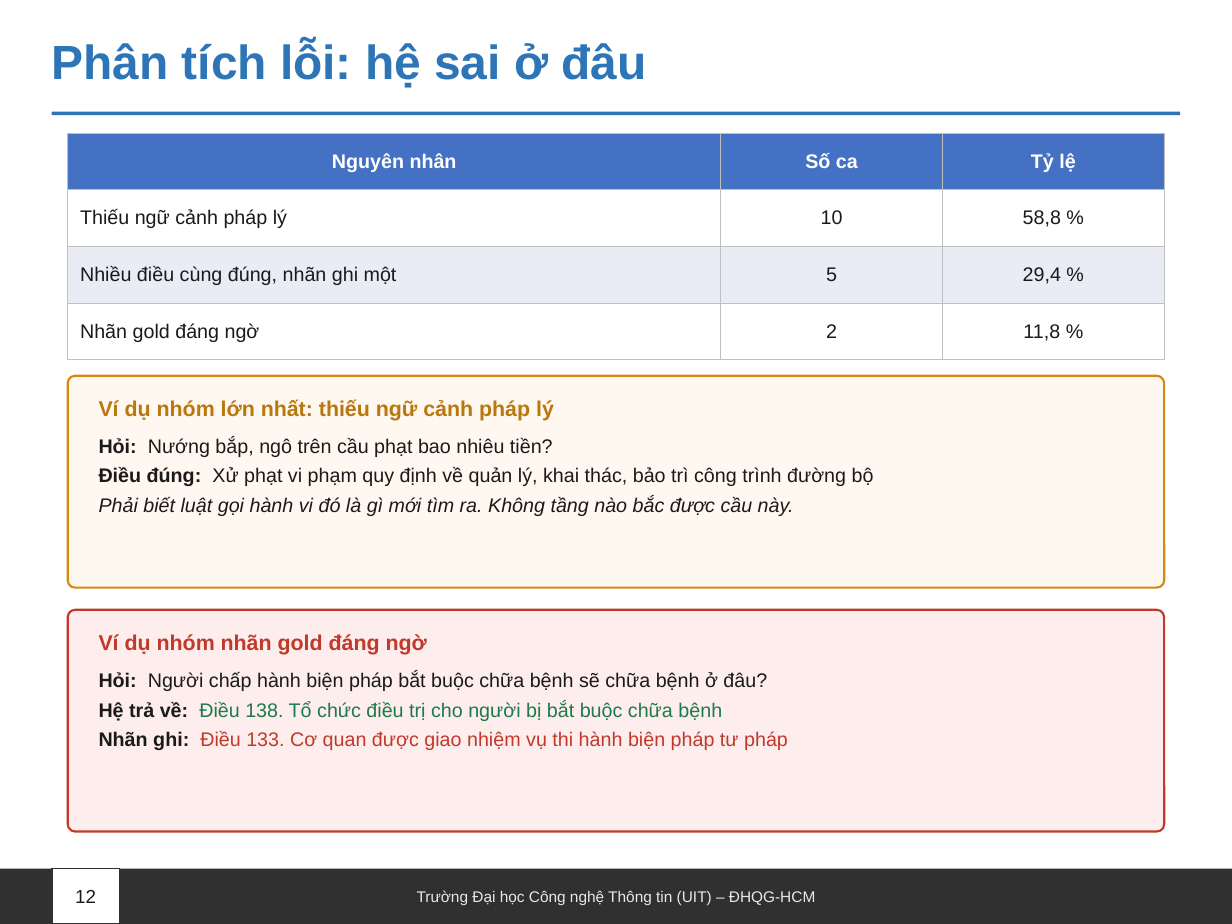
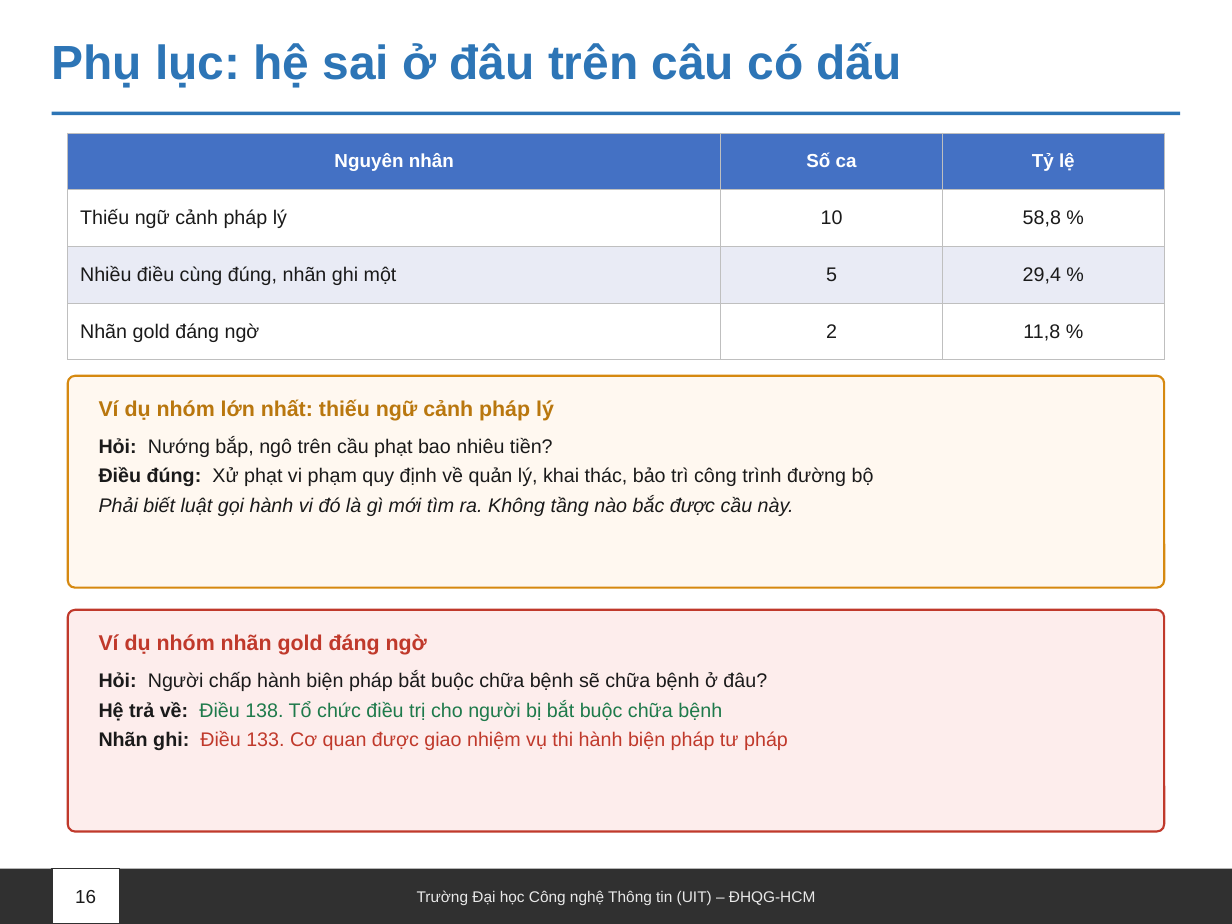
Before and after one commit to Messiac24/vietnamese-legal-retrieval-khong-dau, a slide deck: slide 16 of docs/slides/Nhom09_XLNNTN_BaoCao.pptx (slide 12 before the commit). Drawn at 1232x924 pixels with LibreOffice and Linux fonts; fonts in the diff are those of the drawing. Boxes give left, top, right and bottom in pixels: in the first picture for what was removed or moved away, otherwise in the second. Text is boxed around its words. In the diff, an @@ line names an element or a change of style, - is before the commit and + after.

```diff
--- a/docs/slides/Nhom09_XLNNTN_BaoCao.pptx
+++ b/docs/slides/Nhom09_XLNNTN_BaoCao.pptx
@@ text at (x1=52, y1=42, x2=902, y2=88): text changed @@
-Phân tích lỗi: hệ sai ở đâu
+Phụ lục: hệ sai ở đâu trên câu có dấu
@@ table at (x1=68, y1=133, x2=1164, y2=346) @@
@@ size 11.5 to 11 pt in "Nguyên nhân", "Số ca", "Tỷ lệ" @@
@@ text at (x1=75, y1=890, x2=96, y2=903): text changed @@
-12
+16
```
Also in this commit, not shown: 11 other slides changed, 5 slides added, 1 slide removed, 5 other files.
